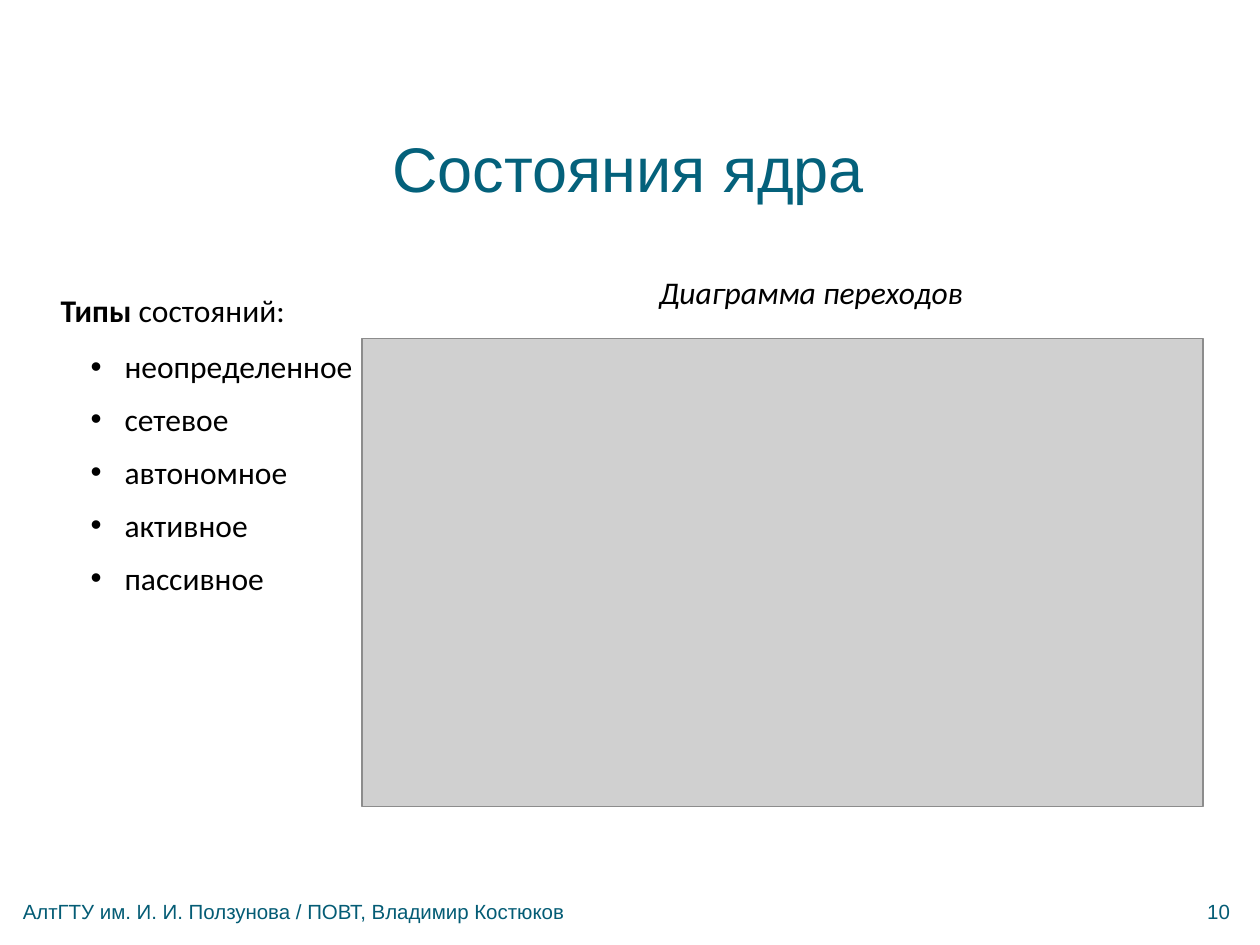
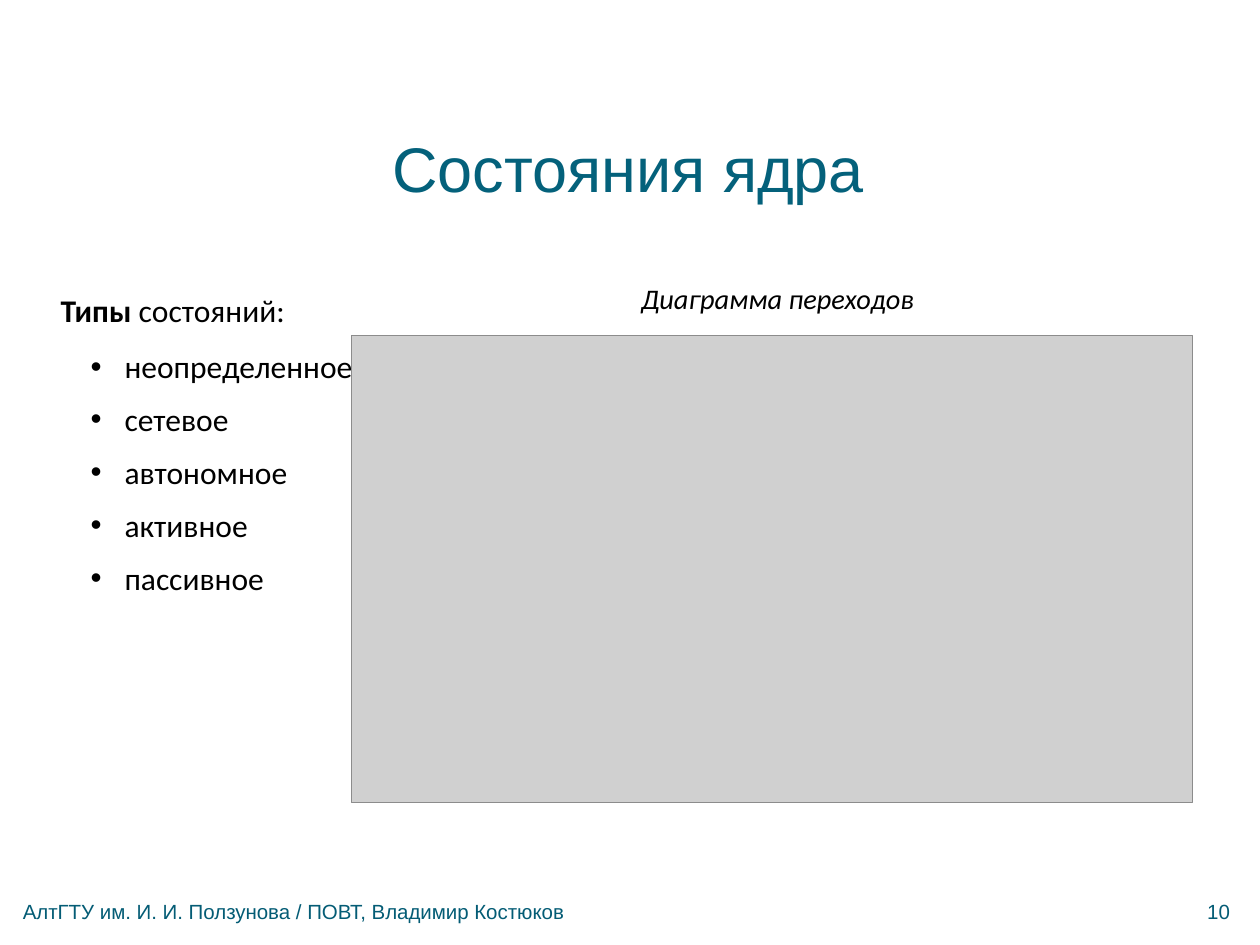
Before and after one commit to bluerain/snoopy, a slide deck: slide 10 of diploma/trunk/ppt/kostyukov.pptx. Drawn at 1260x945 pixels with LibreOffice and Linux fonts; fonts in the diff are those of the drawing; grey boxes stand for pictures; background and template pictures are left out. Boxes give left, top, right and bottom in pixels: in the first picture for what was removed or moved away, otherwise in the second. Text is boxed around its words. In the diff, an @@ line names an element or a change of style, - is before the commit and + after.

```diff
--- a/diploma/trunk/ppt/kostyukov.pptx
+++ b/diploma/trunk/ppt/kostyukov.pptx
@@ text "Диаграмма переходов" moved from (x1=659, y1=283, x2=963, y2=310) to (x1=641, y1=290, x2=914, y2=314) @@
@@ text "Диаграмма переходов" at (x1=641, y1=290, x2=914, y2=314): size 20 to 18 pt @@
@@ picture moved from (x1=362, y1=339, x2=1203, y2=806) to (x1=352, y1=336, x2=1193, y2=803) @@
```
Also in this commit, not shown: 3 other slides changed, 3 other files.
